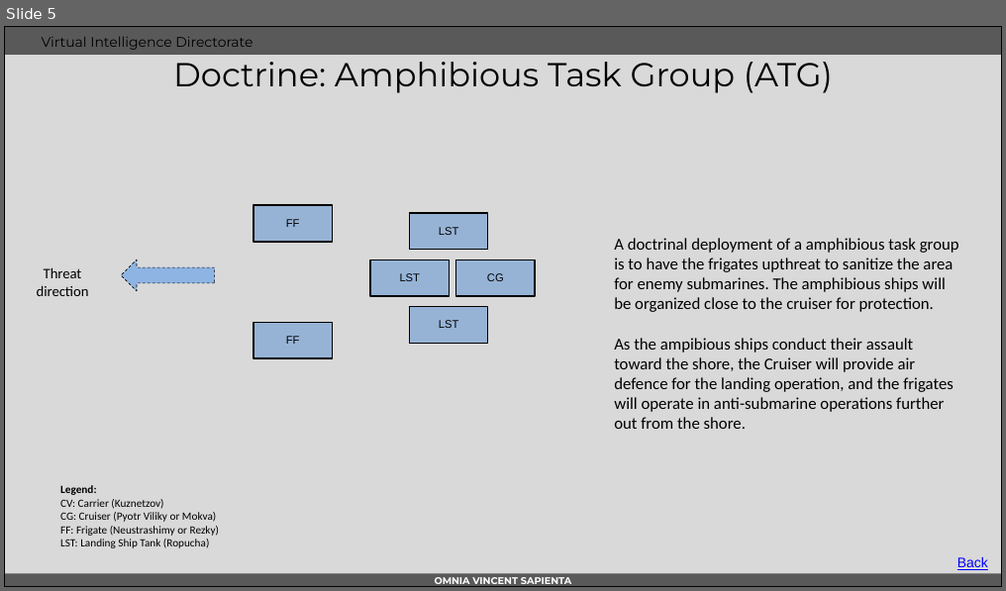
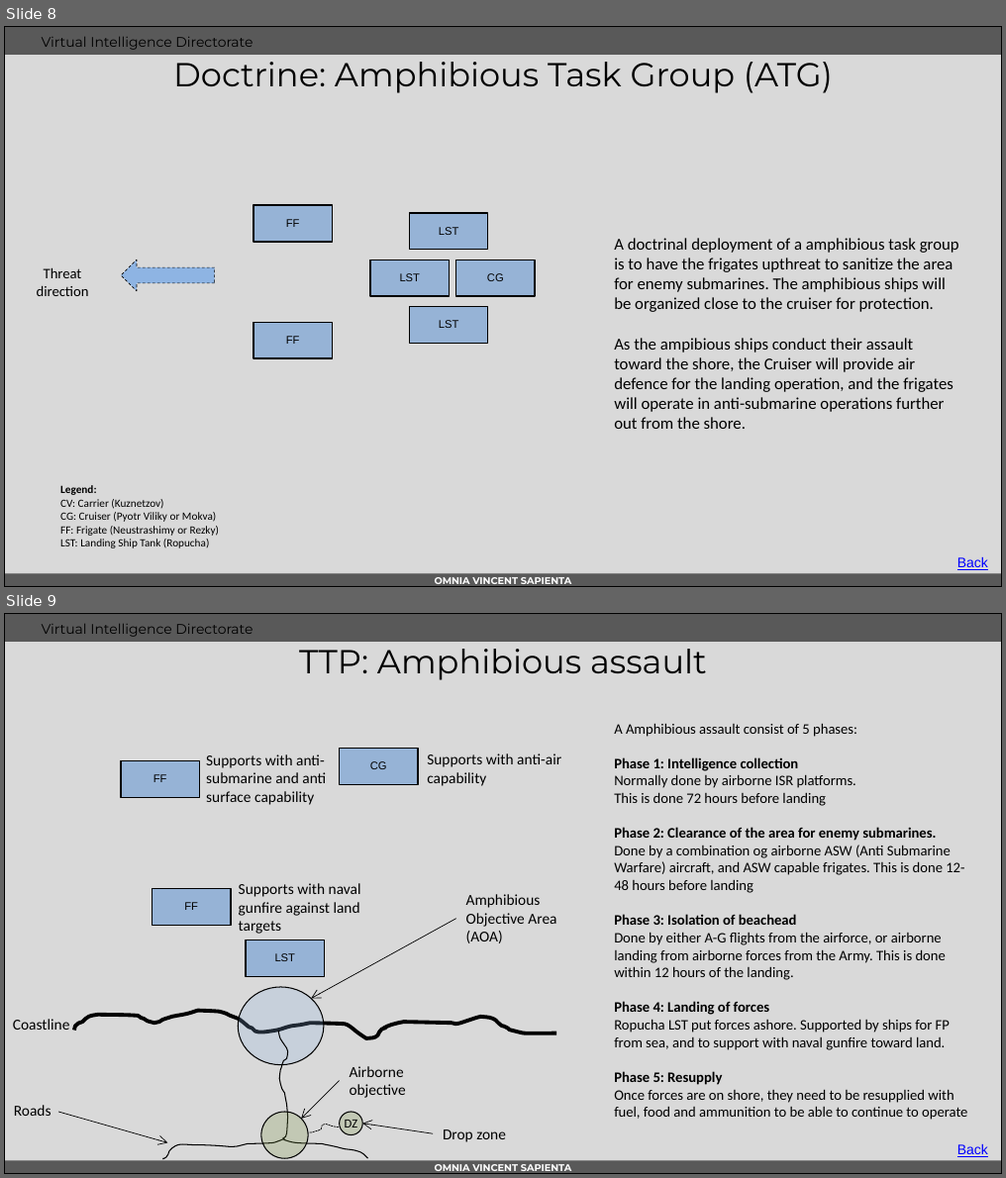
Before and after one commit to 132nd-vWing/OPAT-background, a slide deck: INTEL/VID/WIP/INTREP VID OPAC-004 - Notian Navy.pptx. Shown one above the other, each under a label of ours: slide 5 before the commit, slides 8 and 9 after it. The pictures are 1006x591 and 1006x1178 pixels, drawn with LibreOffice and Linux fonts; fonts in the diff are those of the drawing; background and template pictures are left out. Boxes give left, top, right and bottom in pixels: in the first picture for what was removed or moved away, otherwise in the second. Text is boxed around its words. In the diff, an @@ line names an element or a change of style, - is before the commit and + after.

```diff
--- a/INTEL/VID/WIP/INTREP VID OPAC-004 - Notian Navy.pptx
+++ b/INTEL/VID/WIP/INTREP VID OPAC-004 - Notian Navy.pptx
@@ slide 9 added at (4, 613, 1002, 1174), background #D9D9D9; not listed: 5 template elements that a slide beside it also shows @@
@@ title added at (299, 641, 707, 680), 24 pt, text #000000 @@
+TTP: Amphibious assault
@@ text added at (614, 723, 967, 1120), 10.5 pt, text #000000 @@
+A Amphibious assault consist of 5 phases:
+Phase 1: Intelligence collection
+Normally done by airborne ISR platforms.
+This is done 72 hours before landing
+Phase 2: Clearance of the area for enemy submarines.
+Done by a combination og airborne ASW (Anti Submarine Warfare) aircraft, and ASW capable frigates. This is done 12-48 hours before landing
+Phase 3: Isolation of beachead
+Done by either A-G flights from the airforce, or airborne landing from airborne forces from the Army. This is done within 12 hours of the landing.
+Phase 4: Landing of forces
+Ropucha LST put forces ashore. Supported by ships for FP from sea, and to support with naval gunfire toward land.
+Phase 5: Resupply
+Once forces are on shore, they need to be resupplied with fuel, food and ammunition to be able to continue to operate
@@ rectangle added at (121, 761, 200, 797), fill #558ED5 at 50% opacity, outline #000000 1 pt @@
@@ text added at (206, 755, 326, 805), 11 pt, text #000000 @@
+Supports with anti-submarine and anti surface capability
@@ rectangle added at (340, 748, 418, 784), fill #558ED5 at 50% opacity, outline #000000 1 pt @@
@@ text added at (427, 754, 561, 786), 11 pt, text #000000 @@
+Supports with anti-air capability
@@ text added at (153, 774, 167, 782), 8 pt, text #000000 @@
+FF
@@ text added at (370, 761, 387, 769), 8 pt, text #000000 @@
+CG
@@ rectangle added at (152, 889, 231, 927), fill #558ED5 at 50% opacity, outline #000000 1 pt @@
@@ text added at (184, 902, 198, 910), 8 pt, text #000000 @@
+FF
@@ text added at (239, 883, 361, 934), 11 pt, text #000000 @@
+Supports with naval gunfire against land targets
@@ text added at (466, 894, 556, 944), 11 pt, text #000000 @@
+Amphibious Objective Area (AOA)
@@ arrow added from (456, 918) to (311, 998), #000000 0.5 pt @@
@@ rectangle added at (246, 941, 325, 977), fill #558ED5 at 50% opacity, outline #000000 1 pt @@
@@ text added at (275, 954, 296, 961), 8 pt, text #000000 @@
+LST
@@ ellipse added at (238, 987, 324, 1065), fill #8EB4E3 at 23% opacity, outline #000000 0.75 pt @@
@@ text added at (13, 1019, 70, 1030), 11 pt, text #000000 @@
+Coastline
@@ freeform shape added at (74, 1010, 555, 1038), outline #000000 2.75 pt @@
@@ freeform shape added at (278, 1031, 287, 1139), outline #000000 0.75 pt @@
@@ arrow added from (340, 1081) to (301, 1119), #000000 0.5 pt @@
@@ text added at (350, 1066, 406, 1098), 11 pt, text #000000 @@
+Airborne objective
@@ text added at (14, 1105, 52, 1116), 11 pt, text #000000 @@
+Roads
@@ arrow added from (58, 1112) to (167, 1143), #000000 0.5 pt @@
@@ ellipse added at (261, 1112, 308, 1158), fill #77933C at 23% opacity, outline #000000 0.75 pt @@
@@ ellipse added at (340, 1112, 362, 1135), fill #77933C at 23% opacity, outline #000000 0.75 pt, 9 pt, text #000000 @@
+DZ
@@ freeform shape added at (162, 1139, 284, 1160), outline #000000 0.75 pt @@
@@ freeform shape added at (283, 1140, 367, 1158), outline #000000 0.75 pt @@
@@ freeform shape added at (308, 1124, 339, 1133), outline #000000 0.5 pt dashed @@
@@ arrow added from (433, 1134) to (362, 1124), #000000 0.5 pt @@
@@ text added at (443, 1130, 506, 1143), 11 pt, text #000000 @@
+Drop zone
@@ text added at (957, 1145, 988, 1157), 10 pt, text #0000FF, underline @@
+Back
@@ what was slide 5 is now slide 8 @@
```
Also in this commit, not shown: 3 slides changed, 1 other slide added, 2 slides removed, 5 other files.
